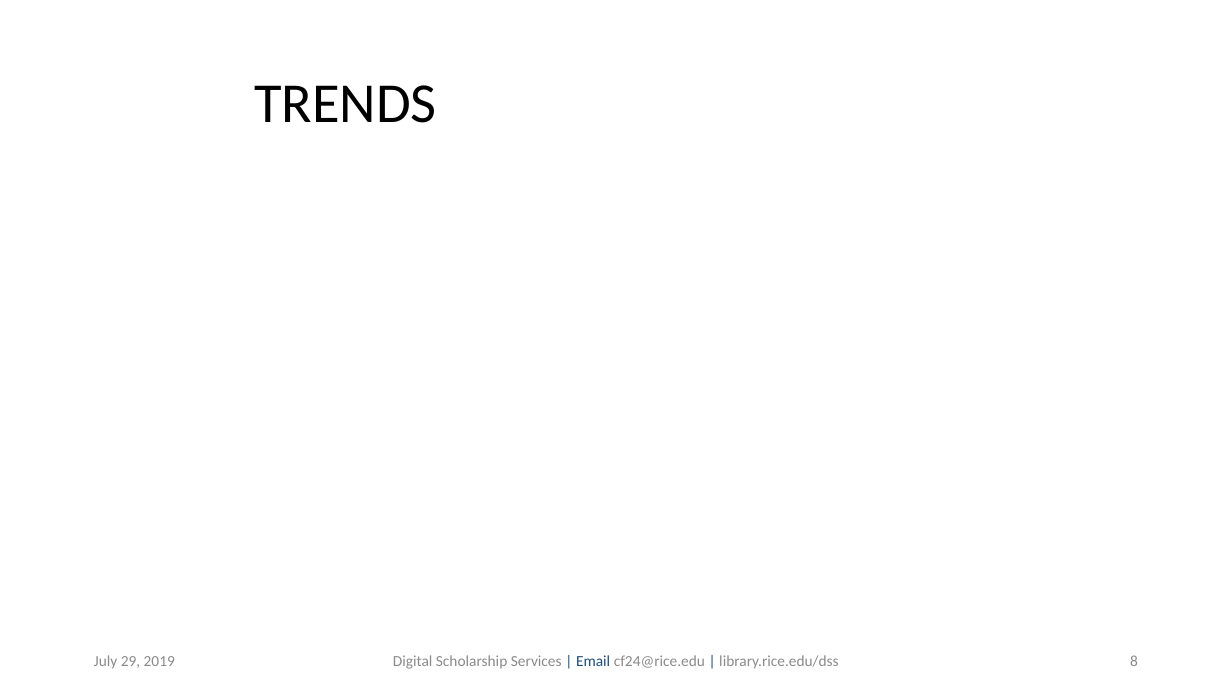
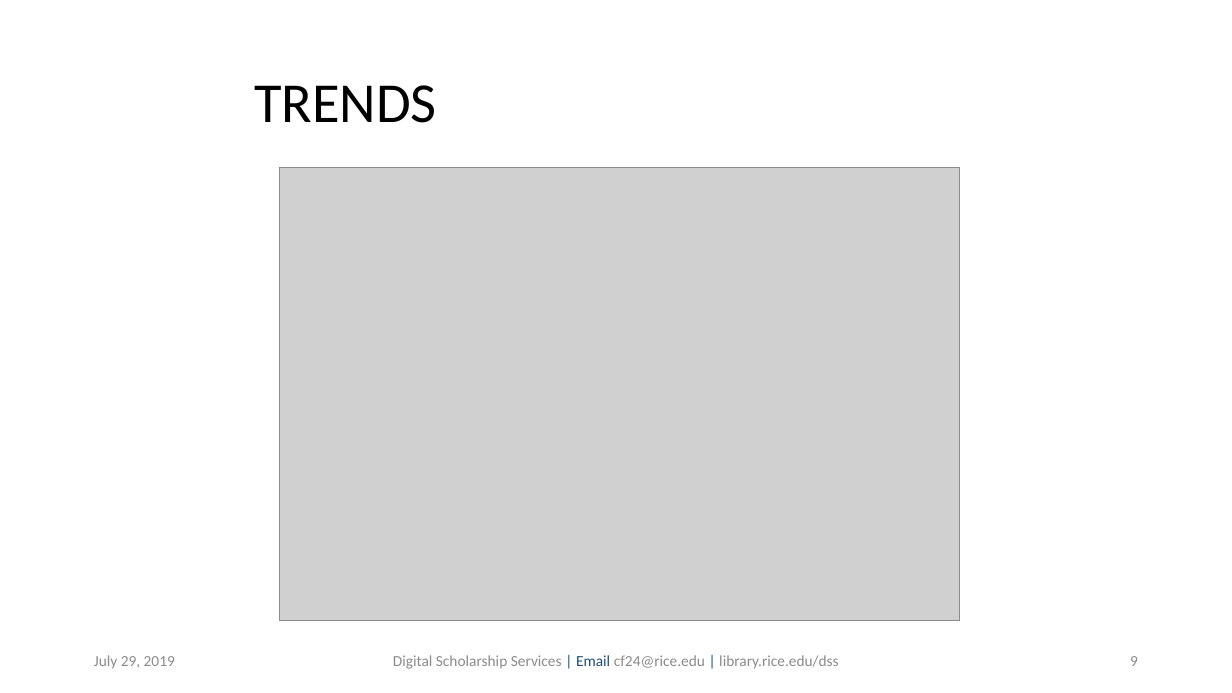
Before and after one commit to bakitybacon/rice-data-and-donuts, a slide deck: slide 9 of tsa/Introduction to Time Series Analysis.pptx (slide 8 before the commit). Drawn at 1232x693 pixels with LibreOffice and Linux fonts; fonts in the diff are those of the drawing; grey boxes stand for pictures; background and template pictures are left out. Boxes give left, top, right and bottom in pixels: in the first picture for what was removed or moved away, otherwise in the second. Text is boxed around its words. In the diff, an @@ line names an element or a change of style, - is before the commit and + after.

```diff
--- a/tsa/Introduction to Time Series Analysis.pptx
+++ b/tsa/Introduction to Time Series Analysis.pptx
@@ picture added at [280,167,960,621] @@
@@ page number at [1130,656,1138,666]: text changed @@
-8
+9
```
Also in this commit, not shown: 1 other slide changed, 4 slides added.
